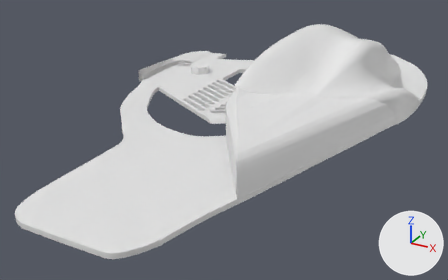
An edit to the Blender file projects/g502 hero/rightshape.blend, drawn before and after from the same camera.
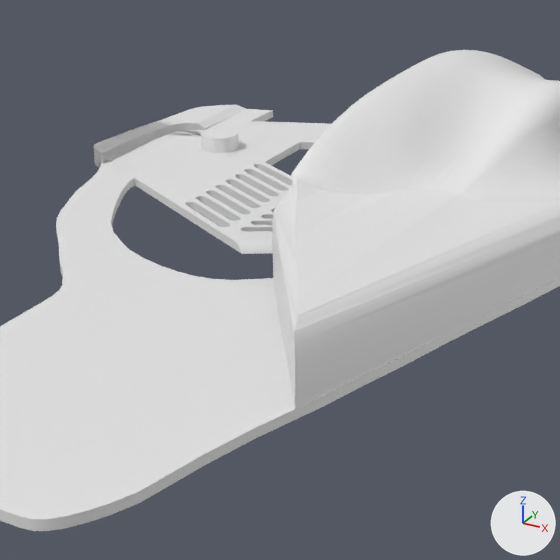
Old and new are each drawn whole from a camera (50 mm lens) standing at (82.1, -225.8, 85.4) and looking at (-11.3, -55.9, 0.4) and again close up on the part from 21% to 82% of the width and 0% to 98% of the height. The axes (+X, +Y, +Z) are drawn at lower right. The lights are the same throughout.

The first close-up shows 'Base', 'Right', 'Right Shape', 'Thumb', 'shape wrist'.
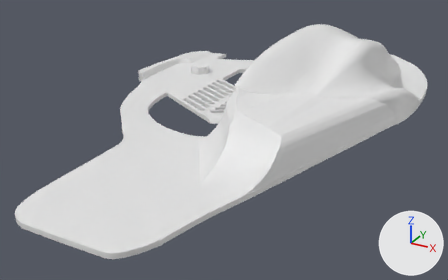
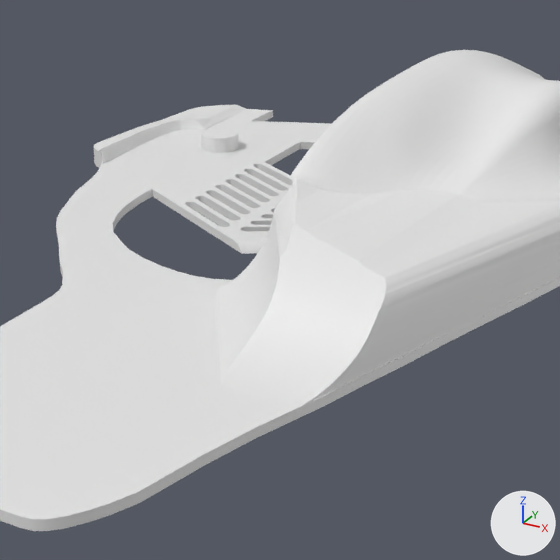
The change, as a diff of the scene's bpy script:
```diff
--- a/projects/g502 hero/rightshape.blend.py
+++ b/projects/g502 hero/rightshape.blend.py
@@ me_bottom_extension_base @@
 # used by ob_base; location = (0.0, 0.0, 0.0)
-me_bottom_extension_base.from_pydata(...)  # 1887 vertices, 3650 faces; spans x -64.6..23.7, y -59.0..29.1, z 6.8..11.3
+me_bottom_extension_base.from_pydata(...)  # 1942 vertices, 3660 faces; spans x -64.6..23.7, y -59.0..29.1, z 6.8..11.3
+# me_bottom_extension_base part 1: 32 vertices moved from x -60.1..-55.6, y -35.1..-6.4, z 8.3..10.3 to x -60.5..-56.0, y -35.0..-6.4, z 8.3..11.0; 1 vertex removed from x -44.7, y -15.4, z 6.8; 56 vertices added at x -47.6..-42.1, y -18.6..-12.3, z 6.8..10.3
@@ me_bottom_extension_base_001 @@
 me_bottom_extension_base_001.from_pydata(...)  # 107 vertices, 207 faces; spans x -64.6..-48.5, y -39.3..13.6, z 6.8..10.3
 # used by ob_thumb; location = (0.0, 0.0, 0.0)
+# me_bottom_extension_base_001 part 2: 31 of 107 vertices moved; they spanned x -60.1..-55.1, y -35.0..-6.9, z 8.3..10.3 and now span x -60.4..-55.2, y -34.7..-6.6, z 8.3..10.3; mean shift (-0.4, 0.1, 0.0); largest move (-56.8, -8.0, 8.3) -> (-57.5, -7.7, 8.3)
@@ me_mesh_001 @@
 me_mesh_001.from_pydata(...)  # 190 vertices, 97 faces; spans x -0.0324..0.0778, y -0.0894..0.0337, z 0.0..0.0016
 # used by ob_shape_wrist; location = (-30.4, -55.7, 6.8); scale = (920.0, 920.0, 920.0)
+# me_mesh_001 part 3: 20 of 190 vertices moved; they spanned x -0.0203..-0.0095, y -0.0057..0.016, z 0.0..0.0016 and now span x -0.0171..-0.0092, y -0.0057..0.016, z 0.0..0.0016; mean shift (0.003, 0.0, 0.0); largest move (-0.0197, 0.0141, 0.0) -> (-0.0135, 0.014, 0.0)
@@ me_cube_007 @@
 # used by ob_right; location = (27.4, -61.7, 16.9); rotation_euler = (0.0, 0.0, 0.569), in degrees (0, 0, 33); scale = (30.0, 30.0, 10.1)
-me_cube_007.from_pydata(...)  # 121 vertices, 123 faces; spans x -1.0..0.9, y -1.0..0.81, z -1.0..0.65
+me_cube_007.from_pydata(...)  # 360 vertices, 214 faces; spans x -1.3..0.9, y -1.0..0.81, z -1.0..0.65
+# me_cube_007 part 4: 21 vertices moved from x -1.0..-0.97, y -1.0..-0.81, z -0.65..0.21 to x -0.78..-0.55, y -0.81..-0.43, z -0.68..0.2; 20 vertices removed from x -1.0..-0.92, y -1.0..0.36, z -0.76..0.42; 259 vertices added at x -1.3..-0.56, y -1.0..0.37, z -0.85..0.43
```

Boxes (x1, y1, x2, y2) around the edits, measured in the close-ups (560 x 560 px; the box of a moved part takes in the faces that stretch with it):
'Right', reshaped
    before: (272, 177, 560, 420)
    after: (217, 177, 560, 420)
'Base', reshaped
    before: (94, 121, 331, 254)
    after: (93, 116, 331, 254)
part 1 of me_bottom_extension_base, built on
    before: (94, 122, 208, 179)
    after: (94, 116, 214, 179)
part 2 of me_bottom_extension_base_001, moved or reshaped
    before: (117, 107, 204, 171)
    after: (101, 107, 203, 165)
part 3 of me_mesh_001, moved or reshaped
    both: (98, 162, 331, 410)
part 4 of me_cube_007, built on
    before: (272, 220, 388, 412)
    after: (230, 220, 388, 412)
